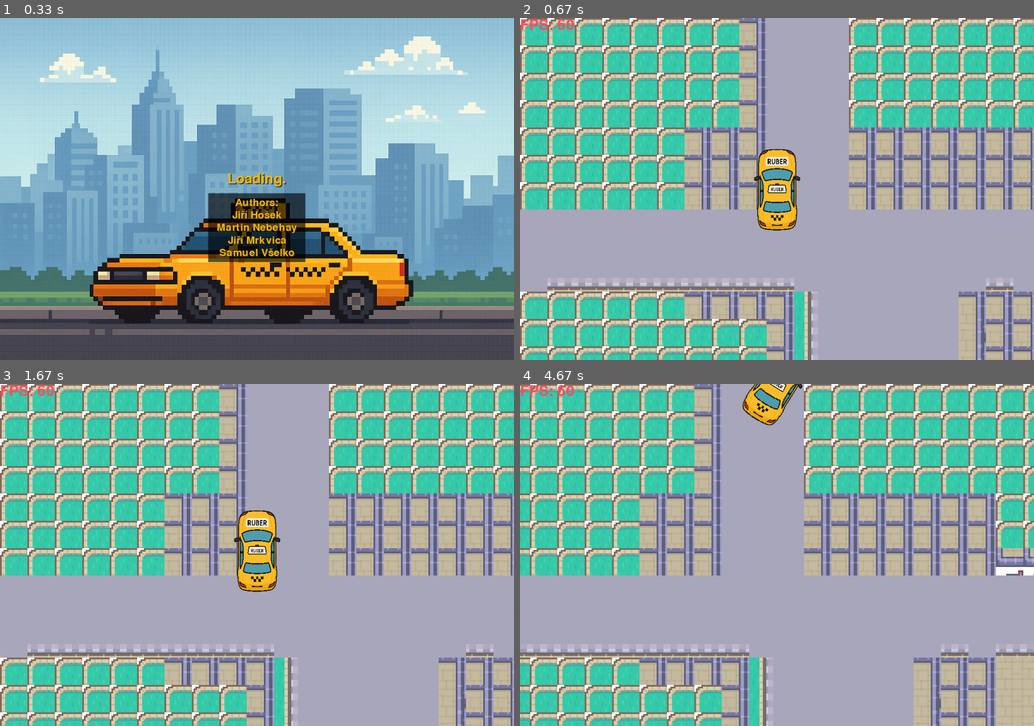
Above: before the commit, frames 1-4 (two rows, left to right).
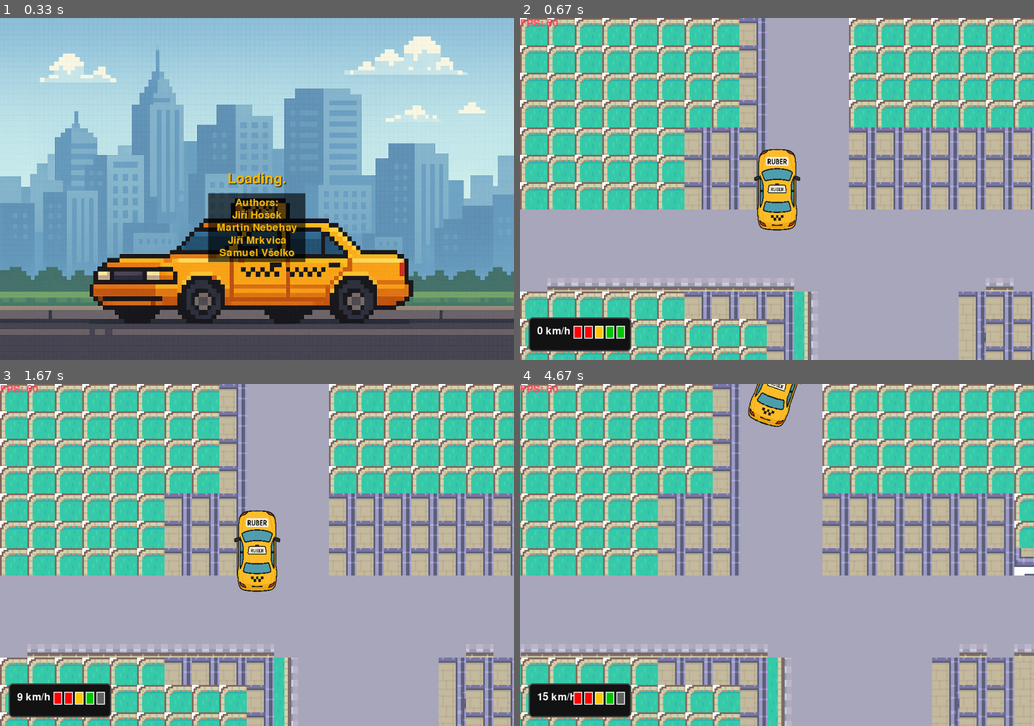
Above: after the commit, the same moments.

Repository: jirihos/UUN-Pygame-workshop
Game: pygame game, started from src/main.py
Two runs of this game, one before a commit and one after it. Both use one fixed random seed, a clock stepped at 60 frames per second and the inputs below.
Inputs (mouse positions are in pixels of both pictures, inside the frame that each line leads up to):
- Up to frame 1 (0.33 s): no input
- Up to frame 2 (0.67 s): click (777, 189) at 0.38 s
- Up to frame 3 (1.67 s): tap X at 0.67 s; hold W from 1.5 s (still down)
- Up to frame 4 (4.67 s): release W at 1.97 s; hold D 2-2.47 s; hold A 2.5-3.03 s; hold S 3.07-3.37 s; hold A 3.4-3.8 s; hold W 3.83-4.2 s; hold D from 4.23 s (still down)

Frame 1 is identical in both runs. In frame 2, 2.2% of the frame differs, in the area x 0-22%, y 0-98%; in frame 3, 2.2%; in frame 4, 42%, in the area x 0-100%, y 0-100%.

Commit message:
Speed and Fuel gauge aka Electric Car time

Diff:
--- a/src/car_sprite.py
+++ b/src/car_sprite.py
@@ -5,7 +5,6 @@
     def __init__(self, x, y, size=(170, 200)):
         super().__init__()
 
-        # Load car image with dynamic size
         self.original_image = pygame.transform.scale(
             pygame.image.load("assets/Car_Ruber.png").convert_alpha(), size
         )
@@ -16,30 +15,29 @@
         self.angle = 0
         self.speed = 0
 
-        # Movement parameters
-        self.max_speed = 6
+        self.max_speed = 10
+        self.max_reverse_speed = -2
         self.acceleration = 0.2
         self.brake_strength = 0.3
         self.friction = 0.05
 
-        # Steering
         self.steering_angle = 0
         self.steering_speed = 0.3
         self.max_steering = 3
         self.steering_return = 0.1
 
-        # Handbrake system
         self.handbrake_engaged = False
         self.stored_momentum = 0
+        self.braking = False
 
-        # Braking flag (for future use if needed)
-        self.braking = False
+        self.max_fuel = 100
+        self.fuel = 100
 
     def update(self, game, camera_x, camera_y, keys=None):
         if keys is None:
             keys = pygame.key.get_pressed()
 
-        # Steering logic
+        # Steering
         if keys[pygame.K_a]:
             self.steering_angle = min(self.steering_angle + self.steering_speed, self.max_steering)
         elif keys[pygame.K_d]:
@@ -52,39 +50,41 @@
 
         self.braking = keys[pygame.K_x]
 
-        if self.handbrake_engaged:
-            pass  # Skip motion
-        else:
+        # Movement + Fuel logic
+        if not self.handbrake_engaged:
             if self.braking:
                 if self.speed > 0:
                     self.speed = max(self.speed - self.brake_strength, 0)
                 elif self.speed < 0:
                     self.speed = min(self.speed + self.brake_strength, 0)
-            elif keys[pygame.K_w]:
+            elif keys[pygame.K_w] and self.fuel > 0:
                 self.speed = min(self.speed + self.acceleration, self.max_speed)
-            elif keys[pygame.K_s]:
-                self.speed = max(self.speed - self.acceleration, -2)
+            elif keys[pygame.K_s] and self.fuel > 0:
+                self.speed = max(self.speed - self.acceleration, self.max_reverse_speed)
             else:
                 if self.speed > 0:
                     self.speed = max(self.speed - self.friction, 0)
                 elif self.speed < 0:
                     self.speed = min(self.speed + self.friction, 0)
 
-        # Movement and rotation
+        # Move and rotate
         if self.speed != 0:
             self.angle += self.steering_angle * (self.speed / self.max_speed) * 0.5
             rad = math.radians(self.angle)
             dx = -math.sin(rad) * self.speed
             dy = -math.cos(rad) * self.speed
 
-            # TODO improve collision
             if game.is_walkable(self.pos.x + dx, self.pos.y + dy):
                 self.pos.x += dx
                 self.pos.y += dy
 
-        # Apply rotation
         self.image = pygame.transform.rotate(self.original_image, self.angle)
-        self.rect = self.image.get_rect(center=(self.pos-pygame.Vector2(camera_x, camera_y)))
+        self.rect = self.image.get_rect(center=(self.pos - pygame.Vector2(camera_x, camera_y)))
+
+        # Fuel consumption
+        if abs(self.speed) > 0.1 and self.fuel > 0:
+            self.fuel -= 0.005
+            self.fuel = max(self.fuel, 0)
 
     def toggle_handbrake(self):
         if not self.handbrake_engaged:
--- /dev/null
+++ b/src/dashboard.py
@@ -0,0 +1,61 @@
+import math
+import pygame
+
+def draw_dashboard(self):
+    screen = self.main.screen
+
+    # Base panel
+    dash_rect = pygame.Rect(20, screen.get_height() - 180, 300, 160)
+    pygame.draw.rect(screen, (20, 20, 20), dash_rect, border_radius=10)
+    pygame.draw.rect(screen, (80, 80, 80), dash_rect, 3, border_radius=10)
+
+    center_x = dash_rect.x + 80
+    center_y = dash_rect.y + 80
+
+    # === Fuel Gauge ===
+    pygame.draw.circle(screen, (0, 0, 0), (center_x - 40, center_y), 30)
+    pygame.draw.circle(screen, (200, 200, 200), (center_x - 40, center_y), 30, 2)
+
+    # Fuel arc (from top-left to bottom-left)
+    for i in range(0, 181, 5):
+        angle = math.radians(135 + i)
+        fx = center_x - 40 + 28 * math.cos(angle)
+        fy = center_y + 28 * math.sin(angle)
+        pygame.draw.circle(screen, (60, 60, 60), (int(fx), int(fy)), 1)
+
+    # Fuel needle
+    fuel_percent = 0.6  # You can connect this to self.car.fuel / self.car.max_fuel
+    fuel_angle = math.radians(135 + (fuel_percent * 180))
+    fx = center_x - 40 + 25 * math.cos(fuel_angle)
+    fy = center_y + 25 * math.sin(fuel_angle)
+    pygame.draw.line(screen, (255, 0, 0), (center_x - 40, center_y), (fx, fy), 3)
+
+    self._draw_text("E", center_x - 40 - 6, center_y - 28, (255, 255, 255), size=20)
+    self._draw_text("F", center_x - 40 - 6, center_y + 20, (255, 255, 255), size=20)
+
+    # === Speedometer ===
+    pygame.draw.circle(screen, (0, 0, 0), (center_x + 60, center_y), 40)
+    pygame.draw.circle(screen, (200, 200, 200), (center_x + 60, center_y), 40, 2)
+
+    speed_value = max(0, min(abs(self.car.speed) * 10, 60))
+    speed_angle = math.radians(135 - (speed_value / 60) * 180)
+    sx = center_x + 60 + 30 * math.cos(speed_angle)
+    sy = center_y + 30 * math.sin(speed_angle)
+    pygame.draw.line(screen, (255, 255, 255), (center_x + 60, center_y), (sx, sy), 3)
+
+    # Speedometer labels (0, 20, 40, 60)
+    for val in range(0, 61, 20):
+        label_angle = math.radians(135 - (val / 60) * 180)
+        lx = center_x + 60 + 38 * math.cos(label_angle)
+        ly = center_y + 38 * math.sin(label_angle)
+        self._draw_text(str(val), lx - 10, ly - 10, (255, 255, 255), size=16)
+
+    # === Brake Indicator ===
+    if self.brake_pressed:
+        pygame.draw.rect(screen, (200, 0, 0), (dash_rect.x + 10, dash_rect.bottom - 40, 80, 30))
+        self._draw_text("BRAKE", dash_rect.x + 15, dash_rect.bottom - 37, (0, 0, 0), size=24)
+
+    # === Handbrake Indicator ===
+    if self.car.is_handbraking():
+        pygame.draw.circle(screen, (200, 0, 0), (dash_rect.right - 30, dash_rect.bottom - 30), 15)
+        self._draw_text("P", dash_rect.right - 36, dash_rect.bottom - 38, (0, 0, 0), size=24)
--- a/src/scenes/game.py
+++ b/src/scenes/game.py
@@ -1,5 +1,6 @@
 import pygame
 import os
+import math
 from car_sprite import CarSprite
 from tiles import tile_dict
 
@@ -12,33 +13,27 @@
         self.font = pygame.font.SysFont(None, 36)
         self.brake_pressed = False
 
-        base_path = os.path.dirname(os.path.dirname(__file__))  # path to src
+        base_path = os.path.dirname(os.path.dirname(__file__))
 
-        # === Konfigurace sprite sheetu ===
-        self.SPRITE_TILE_SIZE = 16     # velikost jedné dlaždice v obrázku
-        self.TILE_SPACING = 1          # mezera mezi dlaždicemi
-        self.TILE_MARGIN = 0           # okraje kolem sprite sheetu
+        self.SPRITE_TILE_SIZE = 16
+        self.TILE_SPACING = 1
+        self.TILE_MARGIN = 0
 
-        # === Konstanty ===
-        self.tile_size = 64            # velikost dlaždice na obrazovce
+        self.tile_size = 64
 
-        # === Načtení sprite sheetu ===
         self.sprite_sheet = pygame.image.load(os.path.join(base_path, "tiles/game/tilemap_packed.png")).convert_alpha()
 
-        # === Funkce pro vystřižení dlaždice ===
         def get_tile(x, y):
             px = self.TILE_MARGIN + x * (self.SPRITE_TILE_SIZE + self.TILE_SPACING)
             py = self.TILE_MARGIN + y * (self.SPRITE_TILE_SIZE + self.TILE_SPACING)
             rect = pygame.Rect(px, py, self.SPRITE_TILE_SIZE, self.SPRITE_TILE_SIZE)
             return self.sprite_sheet.subsurface(rect)
 
-        # === Načtení obrázků dlaždic podle ID ===
         self.tile_images = {
             i: pygame.transform.scale(get_tile(*coords), (self.tile_size, self.tile_size))
             for i, (coords, _) in tile_dict.items()
         }
 
-        # === Barvy pro minimapu===
         self.tile_colors = {
             i: (100 + i * 10 % 155, 100 + i * 20 % 155, 100 + i * 30 % 155)
             for i in tile_dict.keys()
@@ -52,12 +47,10 @@
                     tile_map.append(row)
             return tile_map
 
-        # === Načtení mapy ===
         map_filepath = os.path.join(os.path.dirname(base_path), "editor/tile_map.txt")
-        self.tile_map = load_tile_map(map_filepath)  # mapa vygenerovaná editorem
+        self.tile_map = load_tile_map(map_filepath)
 
-        # === Průchodnost ===
-        self.WALKABLE_TILES = [ 1, 2, 3, 4, 5, 15, 16, 17, 18, 19, 20, 21, 22, 23]
+        self.WALKABLE_TILES = [1, 2, 3, 4, 5, 15, 16, 17, 18, 19, 20, 21, 22, 23]
 
         self.MAP_WIDTH = len(self.tile_map[0]) * self.tile_size
         self.MAP_HEIGHT = len(self.tile_map) * self.tile_size
@@ -73,7 +66,6 @@
     def loop(self, dt):
         screen = self.main.screen
 
-        # Event
         for event in pygame.event.get():
             if event.type == pygame.QUIT:
                 self.main.quit()
@@ -81,9 +73,6 @@
                 if event.key == pygame.K_SPACE:
                     self.car.toggle_handbrake()
 
-        # Update
-
-        # Kamera sleduje hráče
         camera_x = max(0, min(self.car.pos.x - self.main.WIDTH // 2, self.MAP_WIDTH - self.main.WIDTH))
         camera_y = max(0, min(self.car.pos.y - self.main.HEIGHT // 2, self.MAP_HEIGHT - self.main.HEIGHT))
 
@@ -91,12 +80,7 @@
         self.brake_pressed = keys[pygame.K_x]
         self.car.update(self, camera_x, camera_y, keys)
 
-        font = pygame.font.SysFont("None", 50)
-        fps_text = font.render(f"FPS: {self.main.clock.get_fps():.0f}", True, (250, 80, 100))
-
-        # Render
         screen.fill((255, 255, 255))
-        # === Vykreslení mapy ===
         for y, row in enumerate(self.tile_map):
             for x, tile_id in enumerate(row):
                 pos = (x * self.tile_size - camera_x, y * self.tile_size - camera_y)
@@ -105,48 +89,56 @@
                     screen.blit(tile_img, pos)
         self.sprites.draw(screen)
 
-        # === Minimapka ===
-        def draw_minimap():
-            map_w = len(self.tile_map[0])
-            map_h = len(self.tile_map)
+        screen.blit(self.font.render(f"FPS: {self.main.clock.get_fps():.0f}", True, (250, 80, 100)), (0, 0))
 
-            max_size = 200  # maximální šířka/výška minimapy v pixelech
-            mini_tile = max(1, min(max_size // map_w, max_size // map_h))
-
-            offset_x = self.main.WIDTH - map_w * mini_tile - 5
-            offset_y = self.main.HEIGHT - map_h * mini_tile - 5
-
-            # pozadí minimapy (volitelné)
-            pygame.draw.rect(screen, (40, 40, 40), (offset_x - 2, offset_y - 2, map_w * mini_tile + 4, map_h * mini_tile + 4))
-
-            # vykreslení minimapy
-            for y, row in enumerate(self.tile_map):
-                for x, tile_id in enumerate(row):
-                    color = self.tile_colors.get(tile_id, (100, 100, 100))
-                    rect = pygame.Rect(offset_x + x * mini_tile, offset_y + y * mini_tile, mini_tile, mini_tile)
-                    pygame.draw.rect(screen, color, rect)
-
-            # hráč na minimapě
-            px = int(self.car.pos.x // self.tile_size)
-            py = int(self.car.pos.y // self.tile_size)
-            pygame.draw.rect(
-                screen,
-                (255, 0, 0),
-                pygame.Rect(offset_x + px * mini_tile, offset_y + py * mini_tile, mini_tile, mini_tile)
-        )
-
-        # draw_minimap()
-
-        screen.blit(fps_text, (0, 0))
-
-        # --- UI Indicators ---
-        if self.car.is_handbraking():
-            self._draw_text("Handbrake ON", 20, 20, (255, 100, 100))
-        if self.brake_pressed:
-            self._draw_text("Brake ON", 20, 60, (255, 255, 100))
+        self.draw_dashboard()
 
         pygame.display.flip()
 
-    def _draw_text(self, text, x, y, color=(255, 255, 255)):
-        surface = self.font.render(text, True, color)
+    def draw_dashboard(self):
+        dash_rect = pygame.Rect(20, self.main.HEIGHT - 100, 240, 80)
+        pygame.draw.rect(self.main.screen, (20, 20, 20), dash_rect, border_radius=10)
+        pygame.draw.rect(self.main.screen, (80, 80, 80), dash_rect, 3, border_radius=10)
+
+        # === Speed Display ===
+        speed_display = int(abs(self.car.speed * 5))  # scaled up display
+        self._draw_text(f"{speed_display} km/h", dash_rect.x + 20, dash_rect.y + 20, (255, 255, 255), size=36)
+
+        # === Fuel Gauge ===
+        fuel_level = max(0, min(self.car.fuel, 100))  # clamp to [0,100]
+        blocks = 5
+        block_width = 20
+        block_height = 30
+        spacing = 5
+        start_x = dash_rect.right - (blocks * (block_width + spacing)) - 10
+        y = dash_rect.y + 20
+
+        for i in range(blocks):
+            # Determine fill level
+            threshold = (i + 1) * (100 / blocks)
+            color = (100, 100, 100)  # default: empty
+            if fuel_level >= threshold:
+                if i >= 3:
+                    color = (0, 200, 0)  # green
+                elif i == 2:
+                    color = (255, 200, 0)  # yellow
+                else:
+                    color = (255, 0, 0)  # red
+
+            rect = pygame.Rect(start_x + i * (block_width + spacing), y, block_width, block_height)
+            pygame.draw.rect(self.main.screen, color, rect)
+            pygame.draw.rect(self.main.screen, (255, 255, 255), rect, 2)
+
+        # === Brake & Handbrake Indicators ===
+        if self.brake_pressed:
+            pygame.draw.rect(self.main.screen, (200, 0, 0), (dash_rect.x + 10, dash_rect.bottom - 25, 80, 20))
+            self._draw_text("BRAKE", dash_rect.x + 15, dash_rect.bottom - 24, (0, 0, 0), size=20)
+
+        if self.car.is_handbraking():
+            pygame.draw.circle(self.main.screen, (200, 0, 0), (dash_rect.right - 20, dash_rect.bottom - 20), 10)
+            self._draw_text("P", dash_rect.right - 25, dash_rect.bottom - 28, (0, 0, 0), size=20)
+
+    def _draw_text(self, text, x, y, color=(255, 255, 255), size=36):
+        font = pygame.font.SysFont(None, size)
+        surface = font.render(text, True, color)
         self.main.screen.blit(surface, (x, y))
